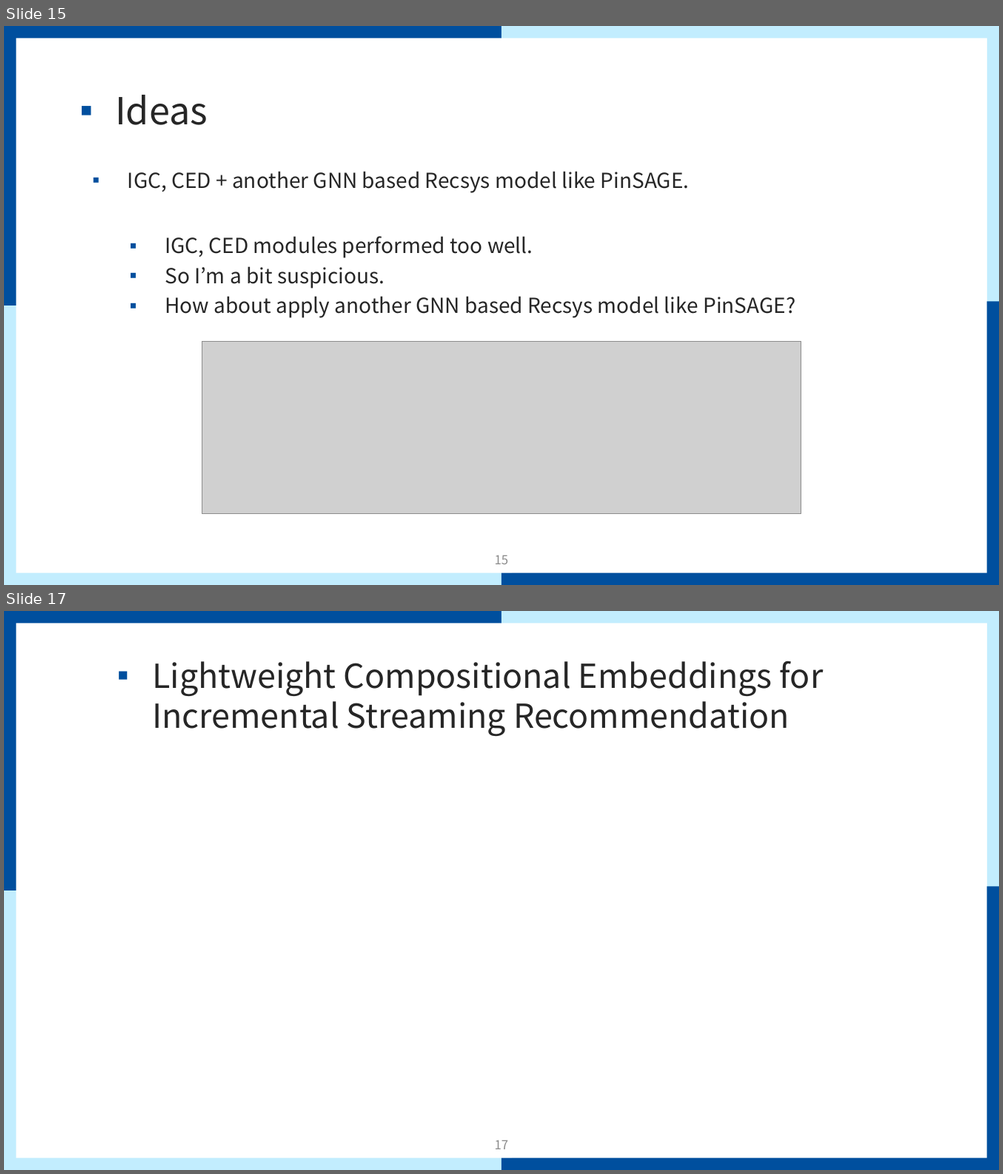
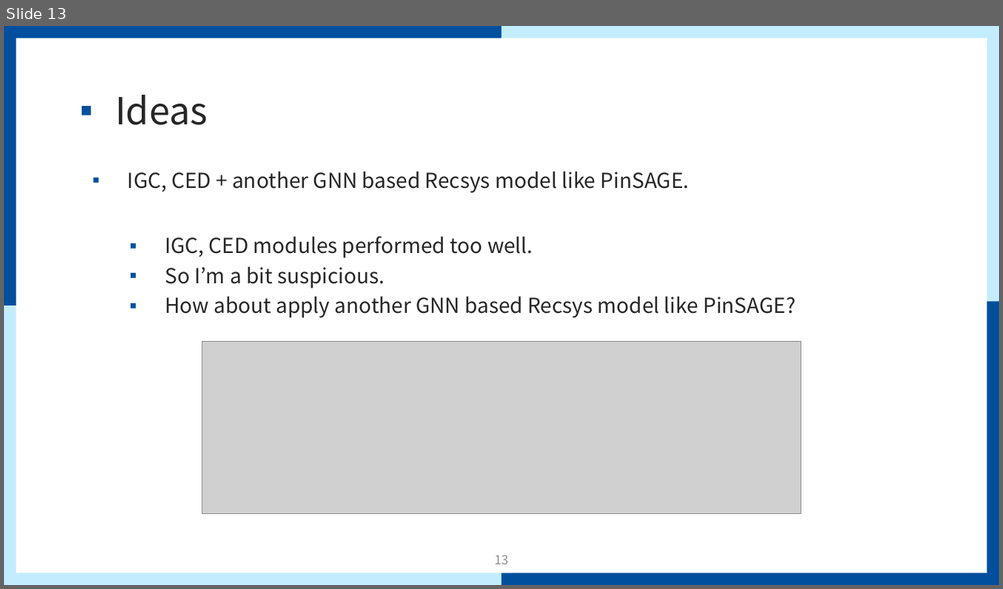
Before and after one commit to mmvv11/GraduateStudies, a slide deck: papers/papersForKCC/논문 관련 조사 및 아이디어.pptx. Shown one above the other, each under a label of ours: slides 15 and 17 before the commit, slide 13 after it; the slides between them are not shown. The pictures are 1003x1174 and 1003x589 pixels, drawn with LibreOffice and Linux fonts; fonts in the diff are those of the drawing; grey boxes stand for pictures; background and template pictures are left out. Boxes give left, top, right and bottom in pixels: in the first picture for what was removed or moved away, otherwise in the second. Text is boxed around its words. In the diff, an @@ line names an element or a change of style, - is before the commit and + after.

```diff
--- a/papers/papersForKCC/논문 관련 조사 및 아이디어.pptx
+++ b/papers/papersForKCC/논문 관련 조사 및 아이디어.pptx
@@ slide 17 removed at [4,611,999,1170], background #FFFFFF; not listed: 9 template elements that a slide beside it also shows @@
@@ title removed at [152,661,823,736] @@
-  ▪ Lightweight Compositional Embeddings for Incremental Streaming Recommendation
@@ page number removed at [495,1141,509,1150] @@
-17
@@ what was slide 15 is now slide 13 @@
@@ page number at [495,555,509,565]: text changed @@
-15
+13
```
Also in this commit, not shown: 5 slides changed, 1 slide added, 5 other slides removed.
